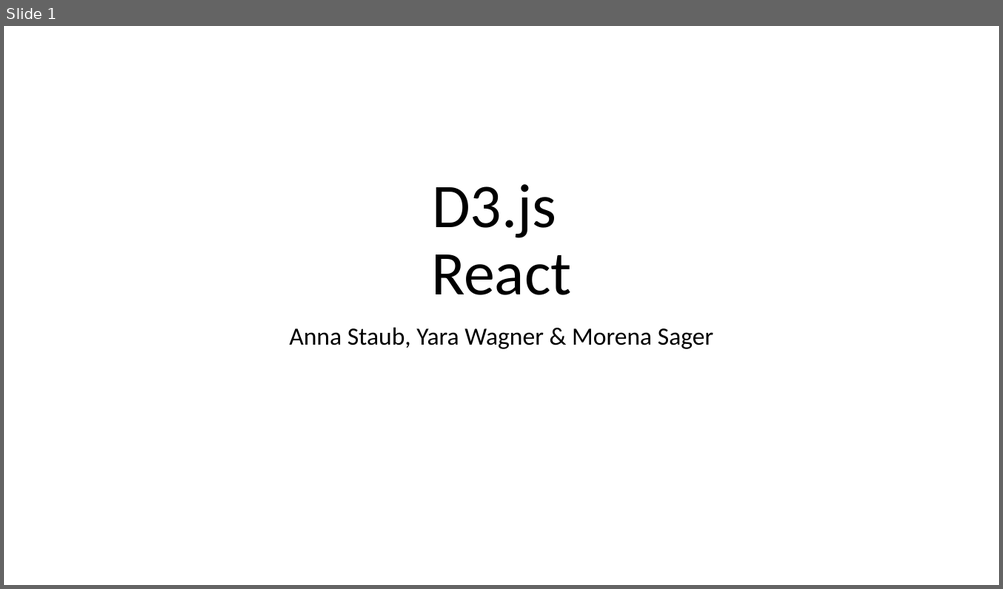
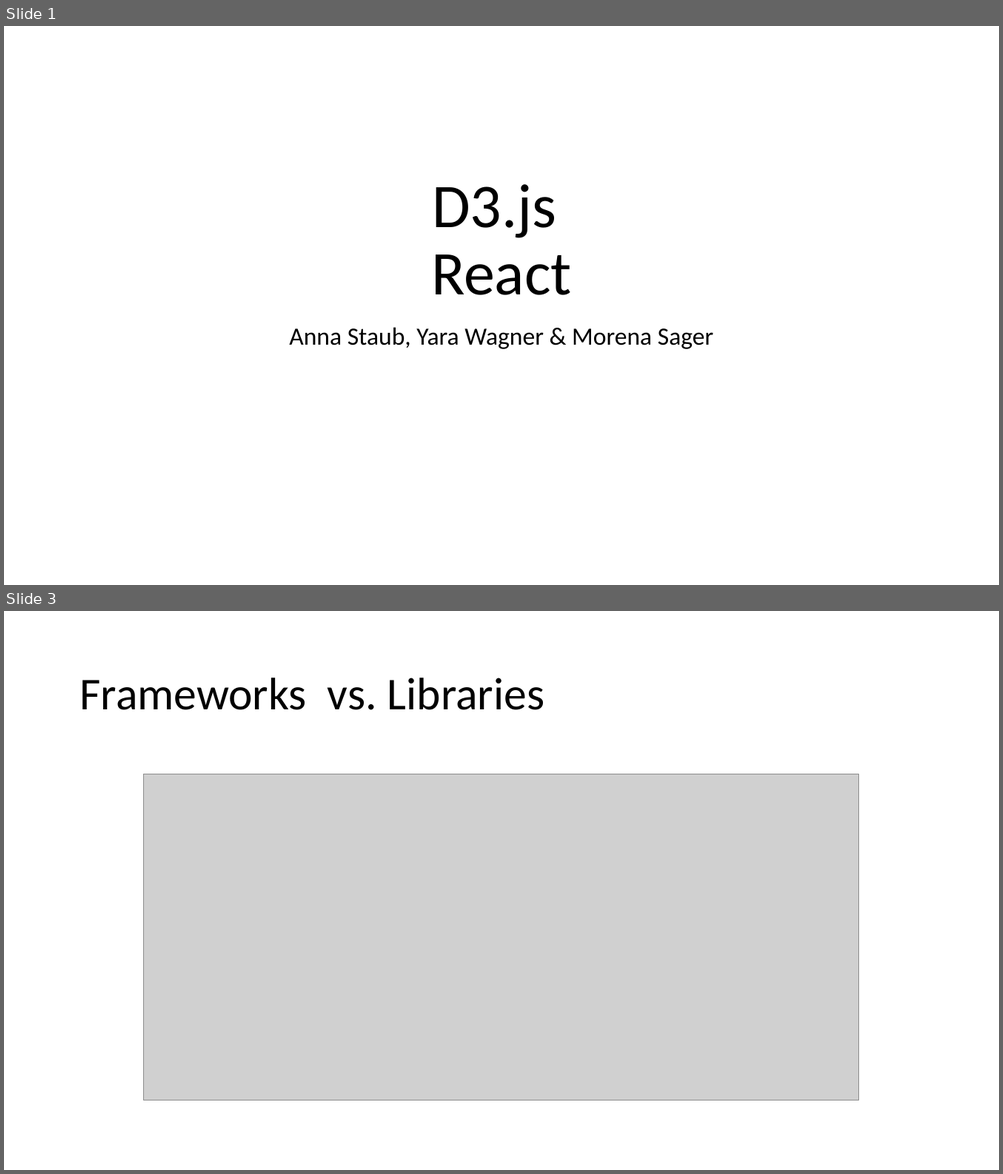
Before and after one commit to anna-staub/leiterlispiel, a slide deck: documents/JavaScript_Libraries/Gruppe_C_Praesentation_JSLibraries.pptx. Shown one above the other, each under a label of ours: slide 1 before the commit, slides 1 and 3 after it; the slides between them are not shown. The pictures are 1003x589 and 1003x1174 pixels, drawn with LibreOffice and Linux fonts; fonts in the diff are those of the drawing; grey boxes stand for pictures. Boxes give left, top, right and bottom in pixels: in the first picture for what was removed or moved away, otherwise in the second. Text is boxed around its words. In the diff, an @@ line names an element or a change of style, - is before the commit and + after.

```diff
--- a/documents/JavaScript_Libraries/Gruppe_C_Praesentation_JSLibraries.pptx
+++ b/documents/JavaScript_Libraries/Gruppe_C_Praesentation_JSLibraries.pptx
@@ slide 3 added at (4, 611, 999, 1170), background #FFFFFF @@
@@ title added at (79, 678, 544, 710), 44 pt, text #000000 @@
+Frameworks vs. Libraries
@@ picture added at (145, 775, 859, 1101) @@
```
Also in this commit, not shown: 1 slide changed, 7 other slides added, 3 slides removed, 6 other files.
